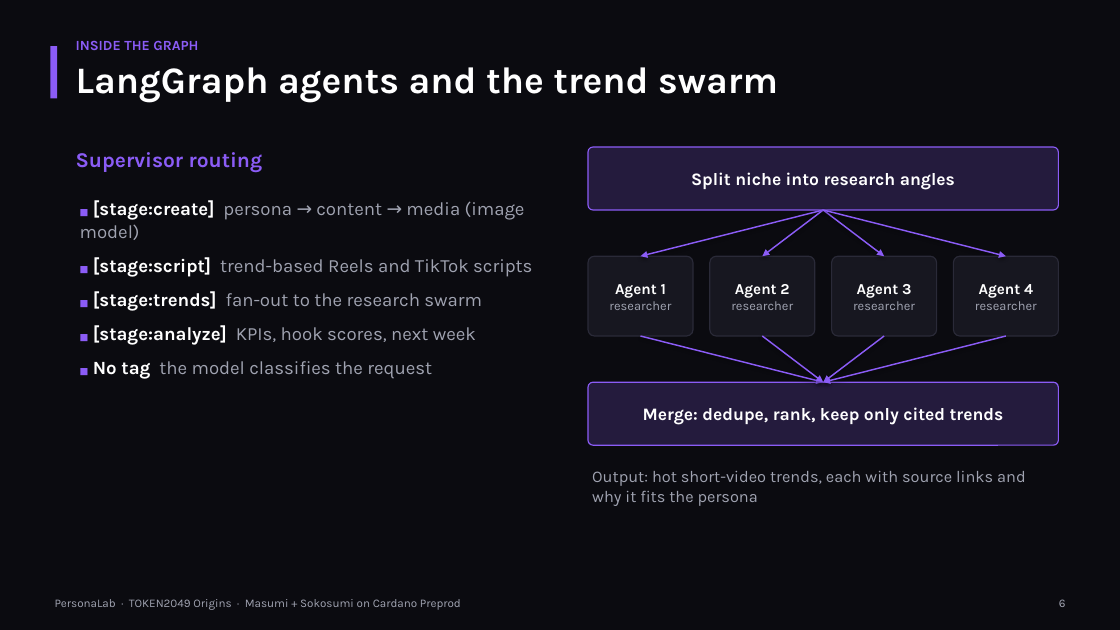
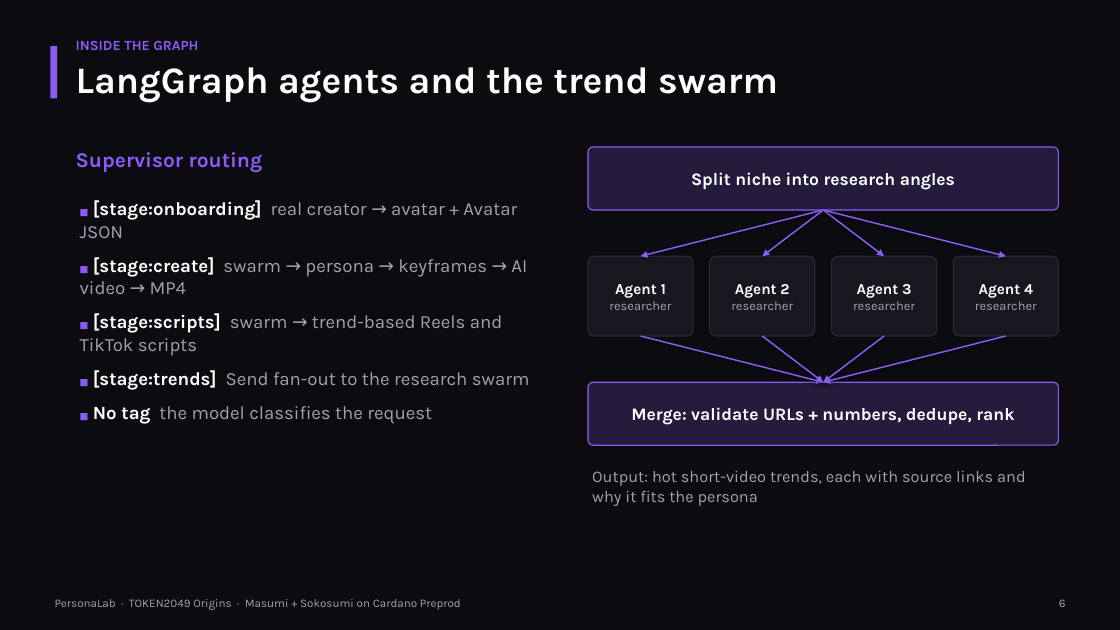
Before and after one commit to ixgnoy/Xlab, a slide deck: slide 6 of docs/deck/PersonaLab.pptx. Drawn at 1120x630 pixels with LibreOffice and Linux fonts; fonts in the diff are those of the drawing. Boxes give left, top, right and bottom in pixels: in the first picture for what was removed or moved away, otherwise in the second. Text is boxed around its words. In the diff, an @@ line names an element or a change of style, - is before the commit and + after.

```diff
--- a/docs/deck/PersonaLab.pptx
+++ b/docs/deck/PersonaLab.pptx
@@ text at <box>80,200,530,390</box>: text changed @@
-■ [stage:create] persona → content → media (image model)
-■ [stage:script] trend-based Reels and TikTok scripts
-■ [stage:trends] fan-out to the research swarm
-■ [stage:analyze] KPIs, hook scores, next week
+■ [stage:onboarding] real creator → avatar + Avatar JSON
+■ [stage:create] swarm → persona → keyframes → AI video → MP4
+■ [stage:scripts] swarm → trend-based Reels and TikTok scripts
+■ [stage:trends] Send fan-out to the research swarm
@@ text in rounded rectangle at <box>631,407,1014,425</box>: text changed @@
-Merge: dedupe, rank, keep only cited trends
+Merge: validate URLs + numbers, dedupe, rank
```
Also in this commit, not shown: 8 other slides changed, 6 other files.
